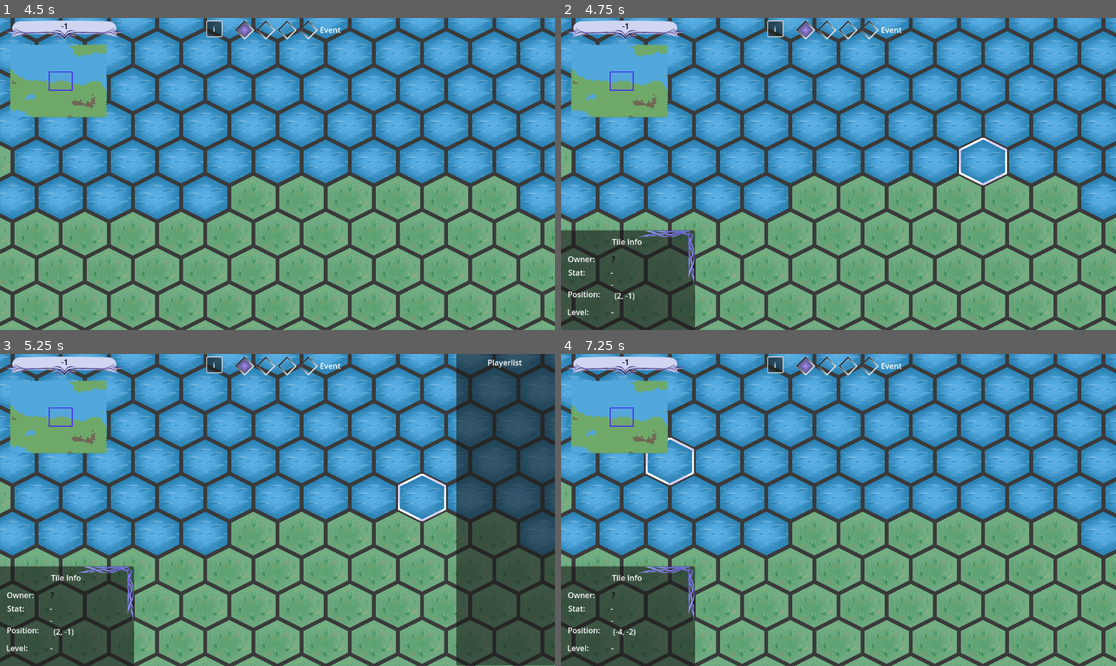
Above: before the commit, frames 1-4 (two rows, left to right).
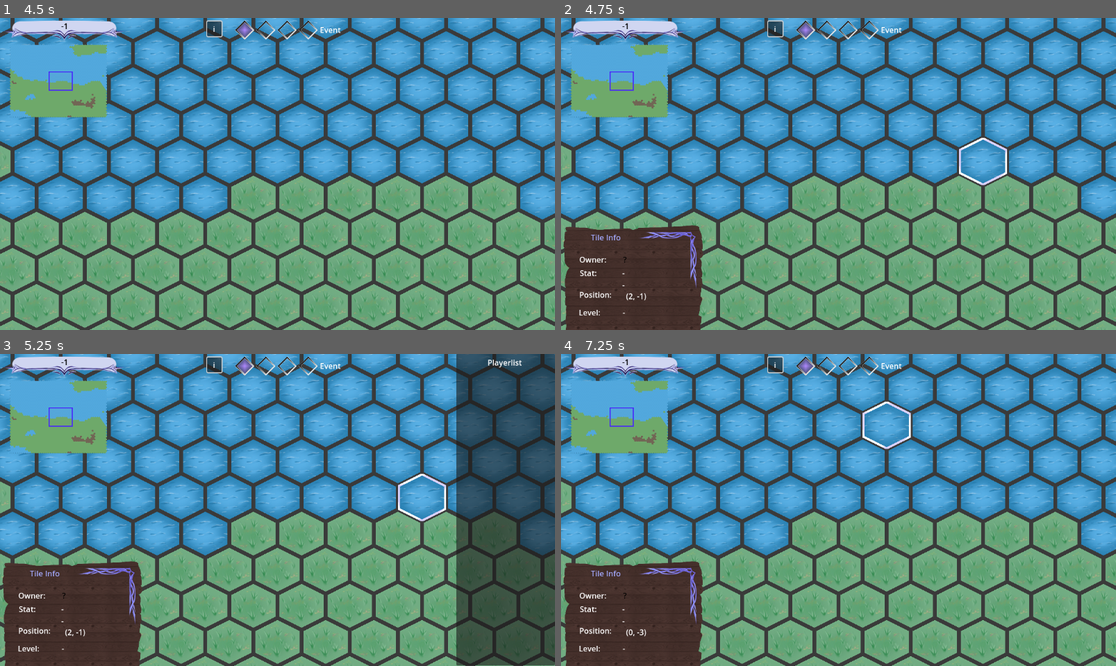
Above: after the commit, the same moments.

Repository: DragonCat4012/Shyv_Game
Game: Godot game, scene res://Scenes/menu.tscn
Two runs of this game, one before a commit and one after it. Both use one fixed random seed, a clock stepped at 60 frames per second and the inputs below.
Inputs (mouse positions are in pixels of both pictures, inside the frame that each line leads up to):
- Up to frame 1 (4.5 s): click "Test Map" at 0.5 s; click "i" at 1.25 s; click "End turn" at 2 s; click "i" at 2.75 s; click "i" at 3.5 s; tap Enter at 4.25 s; move the mouse to (399, 158) at 4.27 s; right-click (399, 158) at 4.35 s; click (399, 158) at 4.42 s
- Up to frame 2 (4.75 s): no input
- Up to frame 3 (5.25 s): tap Space at 5 s; drag from (166, 525) to (249, 572) at 5.02 s
- Up to frame 4 (7.25 s): move the mouse to (894, 441) at 5.77 s; right-click (894, 441) at 5.85 s; click (894, 441) at 5.92 s; tap Enter at 6.5 s; drag from (810, 572) to (672, 463) at 6.52 s

Frame 1 is identical in both runs. In frame 2, 7.9% of the frame differs, in the area x 0-26%, y 66-100%; in frame 3, 7.9%; in frame 4, 8.3%, in the area x 0-64%, y 15-100%.
Error in both runs: Invalid access to property or key 'assignedID' on a base object of type 'Nil'. (res://Scenes/Overlays/PhaseManager.gd:6)

Commit message:
add wood texture

Diff:
--- a/Scenes/Game/map.tscn
+++ b/Scenes/Game/map.tscn
@@ -9,6 +9,7 @@
 [ext_resource type="PackedScene" uid="uid://md3mc5jmctsj" path="res://Scenes/Overlays/GamePhasesScene.tscn" id="4_v3vhx"]
 [ext_resource type="PackedScene" uid="uid://d0rmtj5tqyayu" path="res://Scenes/Overlays/PlayerOverlays/EventDialogueScene.tscn" id="5_ab5be"]
 [ext_resource type="PackedScene" uid="uid://cqu4dqw8hmixw" path="res://Scenes/Overlays/PlayerList/PlayerListScene.tscn" id="5_u20ln"]
+[ext_resource type="Texture2D" uid="uid://csht2jkgxicn" path="res://Graphics/Overlays/wood.png" id="6_bkvd1"]
 [ext_resource type="PackedScene" uid="uid://jc0rwis1gjgx" path="res://Scenes/Overlays/TurnView/TurnView.tscn" id="6_nh4wk"]
 [ext_resource type="Texture2D" uid="uid://dgtgp651xlux" path="res://Graphics/Overlays/title.png" id="8_lbnwj"]
 [ext_resource type="Script" path="res://Scenes/Game/Minimap.gd" id="11_u4x2y"]
@@ -25,6 +26,9 @@
 height = 200
 color_ramp = SubResource("Gradient_6mp1p")
 noise = SubResource("FastNoiseLite_41tvk")
+
+[sub_resource type="StyleBoxFlat" id="StyleBoxFlat_2pf4g"]
+bg_color = Color(0.6, 0.6, 0.6, 0)
 
 [sub_resource type="StyleBoxFlat" id="StyleBoxFlat_tusgc"]
 bg_color = Color(0.6, 0.6, 0.6, 0.0392157)
@@ -75,95 +79,109 @@
 offset_top = 442.0
 offset_right = 277.0
 offset_bottom = 650.0
+theme_override_styles/panel = SubResource("StyleBoxFlat_2pf4g")
+
+[node name="WoodTexture" type="TextureRect" parent="Camera2D/Control/TileInfoPanel"]
+layout_mode = 0
+offset_left = -1.0
+offset_top = -16.0
+offset_right = 597.0
+offset_bottom = 322.0
+texture = ExtResource("6_bkvd1")
+expand_mode = 2
+stretch_mode = 4
 
 [node name="Label" type="Label" parent="Camera2D/Control/TileInfoPanel"]
 layout_mode = 0
-offset_right = 278.0
-offset_bottom = 48.0
+offset_left = 22.0
+offset_top = -1.0
+offset_right = 167.0
+offset_bottom = 30.0
+theme_override_colors/font_color = Color(0.64574, 0.66951, 1, 1)
 text = "Tile Info"
 horizontal_alignment = 1
 vertical_alignment = 1
 
 [node name="_TileOwner" type="Label" parent="Camera2D/Control/TileInfoPanel"]
 layout_mode = 0
-offset_left = 15.0
-offset_top = 48.0
-offset_right = 72.0
-offset_bottom = 71.0
+offset_left = 39.0
+offset_top = 49.0
+offset_right = 96.0
+offset_bottom = 72.0
 text = "Owner:"
 
 [node name="TileOwner" type="Label" parent="Camera2D/Control/TileInfoPanel"]
 layout_mode = 0
-offset_left = 106.0
-offset_top = 48.0
-offset_right = 163.0
-offset_bottom = 71.0
+offset_left = 130.0
+offset_top = 49.0
+offset_right = 187.0
+offset_bottom = 72.0
 text = "-"
 
 [node name="_TileLevel" type="Label" parent="Camera2D/Control/TileInfoPanel"]
 layout_mode = 0
-offset_left = 14.0
-offset_top = 158.0
-offset_right = 71.0
-offset_bottom = 181.0
+offset_left = 38.0
+offset_top = 159.0
+offset_right = 95.0
+offset_bottom = 182.0
 text = "Level:"
 
 [node name="TileLevel" type="Label" parent="Camera2D/Control/TileInfoPanel"]
 layout_mode = 0
-offset_left = 105.0
-offset_top = 158.0
-offset_right = 162.0
-offset_bottom = 181.0
+offset_left = 129.0
+offset_top = 159.0
+offset_right = 186.0
+offset_bottom = 182.0
 text = "-"
 
 [node name="_TileStat" type="Label" parent="Camera2D/Control/TileInfoPanel"]
 layout_mode = 0
-offset_left = 16.0
-offset_top = 76.0
-offset_right = 73.0
-offset_bottom = 99.0
+offset_left = 40.0
+offset_top = 77.0
+offset_right = 97.0
+offset_bottom = 100.0
 text = "Stat:"
 
 [node name="TileStat" type="Label" parent="Camera2D/Control/TileInfoPanel"]
 layout_mode = 0
-offset_left = 104.0
-offset_top = 76.0
-offset_right = 161.0
-offset_bottom = 99.0
+offset_left = 128.0
+offset_top = 77.0
+offset_right = 185.0
+offset_bottom = 100.0
 text = "-"
 
 [node name="TileStatModifier" type="Label" parent="Camera2D/Control/TileInfoPanel"]
 layout_mode = 0
-offset_left = 104.0
-offset_top = 101.0
-offset_right = 161.0
-offset_bottom = 124.0
+offset_left = 128.0
+offset_top = 102.0
+offset_right = 185.0
+offset_bottom = 125.0
 text = "-"
 
 [node name="_Coordinates" type="Label" parent="Camera2D/Control/TileInfoPanel"]
 layout_mode = 0
-offset_left = 15.0
-offset_top = 121.0
-offset_right = 82.0
-offset_bottom = 144.0
+offset_left = 39.0
+offset_top = 122.0
+offset_right = 106.0
+offset_bottom = 145.0
 text = "Position:"
 
 [node name="CoordinateTracker" type="Label" parent="Camera2D/Control/TileInfoPanel"]
 layout_mode = 0
-offset_left = 100.0
-offset_top = 124.0
-offset_right = 167.0
-offset_bottom = 147.0
+offset_left = 124.0
+offset_top = 125.0
+offset_right = 191.0
+offset_bottom = 148.0
 text = "(-,-)"
 horizontal_alignment = 1
 vertical_alignment = 1
 
 [node name="TextureRect" type="TextureRect" parent="Camera2D/Control/TileInfoPanel"]
 layout_mode = 0
-offset_left = 157.0
-offset_top = -2.0
-offset_right = 279.0
-offset_bottom = 119.0
+offset_left = 161.0
+offset_top = 1.0
+offset_right = 283.0
+offset_bottom = 122.0
 texture = ExtResource("4_0ip84")
 expand_mode = 1
 flip_h = true
Binary file added: Graphics/Overlays/wood.png
Not shown, added: Graphics/Overlays/wood.png.import
Not shown: 1 places in Scenes/Game/map.tscn that only renumber resources
